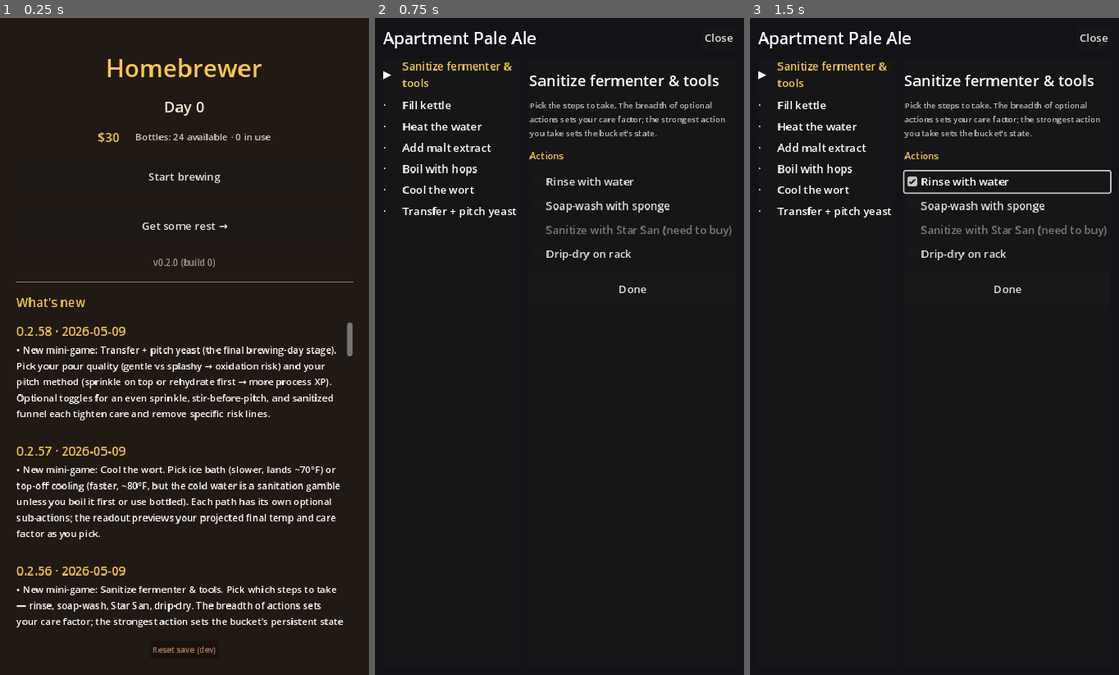
Above: before the commit, frames 1-3 (left to right).
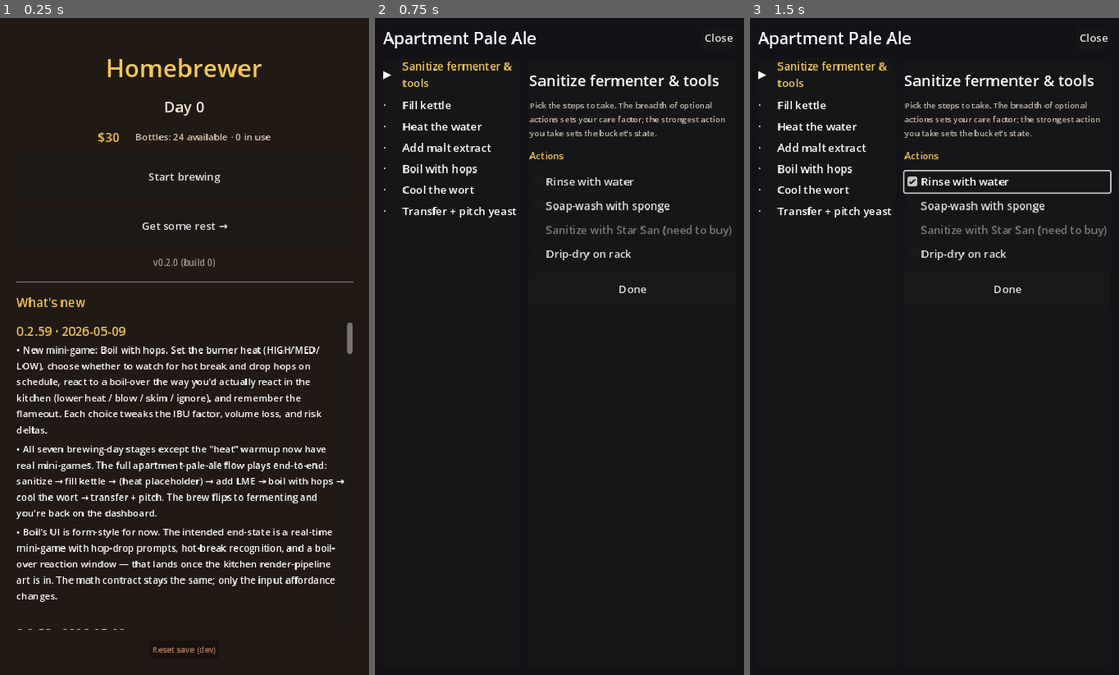
Above: after the commit, the same moments.

Repository: Shadaeiou/homebrewer
Game: Godot game, scene res://scenes/main.tscn
Same seed, same stepped clock (60 frames per second), same inputs: the game is played once before the commit and once after it.
Inputs:
- Up to frame 1 (0.25 s): no input
- Up to frame 2 (0.75 s): click "Start brewing" at 0.5 s
- Up to frame 3 (1.5 s): click "Start brewing" at 1.25 s

The runs differ from the first frame. In frame 1, 9.7% of the frame differs, in the area x 4-96%, y 47-94%; in frame 2, nothing differs; in frame 3, nothing differs.

Commit message:
Boil with hops mini-game (form-style v1)
Combined Bring-to-Boil (mini-game #5) + 60-minute Boil with hop
schedule (mini-game #3) per DESIGN.md 3.9 + Appendix A Steps 5-6.
Combined into one stage because the player is at the kettle
continuously through warmup → boil → flameout.

scripts/minigames/boil_with_hops/boil_with_hops.gd
  Form captures the same decision space the eventual real-time
  mini-game will:
    Burner heat: HIGH / MED / LOW. LOW under-extracts hops
      (ibu_factor *= 0.85 — didn't reach a true rolling boil).
    Watch for hot break: toggle. Off → boil_recognition window
      sloppy → ibu_factor *= 0.94 (~6% drift per 3.9.5).
    Drop hops on schedule: toggle. Off → late drops →
      ibu_factor *= 0.85.
    Boil-over response: lower_heat (ideal) / blow / skim / ignore.
      Each carries its own volume_loss + boil_over risk.
    Flameout prompt: toggle. Off → over-boil, ibu_factor *= 1.08,
      +0.30 gal evap, recipe_drift +1.0.
  Outcome.actual carries ibu_factor + volume_loss_gal forward; the
  brew's grade post-mortem will use these against the recipe targets.
  XP: timing 8, temp_control 5, process 3.

scenes/minigames/boil_with_hops.tscn
  Form-style: heat radios, attention + hops toggles, boil-over radios,
  flameout toggle, Confirm.

scripts/brewing_day.gd
  MINIGAME_SCENES["boil_with_hops"] wired. Six of seven extract stages
  now have real mini-games. Only "heat" remains on placeholder — it's
  the warmup before LME and there's no real catalog mini-game for it.

tests/sim/test_boil_with_hops.gd
  7 tests / 12 asserts. All defaults → ibu_factor 1.0 / no risk;
  LOW heat under-extracts; late hops drop IBU; ignored boil-over
  dumps volume + risk; lower-heat is the clean boil-over response;
  forgotten flameout over-boils (IBU up, volume down); Outcome.lint
  clean.

109/109 tests, 338 asserts. The full apartment-pale-ale brewing day
plays end-to-end now (sanitize → fill kettle → heat placeholder →
add LME → boil with hops → cool the wort → transfer + pitch → brew
fermenting). changelog 0.2.59.

Boil's form is intentionally a v1 placeholder for the *input
affordance*; the real-time visual upgrade lands when the kitchen
render-pipeline art is in. The Outcome contract — ibu_factor,
volume_loss_gal, risk_deltas — stays the same when that swap happens.

Diff:
--- a/godot/data/changelog.json
+++ b/godot/data/changelog.json
@@ -1,4 +1,13 @@
 [
+  {
+    "version": "0.2.59",
+    "date": "2026-05-09",
+    "bullets": [
+      "New mini-game: Boil with hops. Set the burner heat (HIGH/MED/LOW), choose whether to watch for hot break and drop hops on schedule, react to a boil-over the way you'd actually react in the kitchen (lower heat / blow / skim / ignore), and remember the flameout. Each choice tweaks the IBU factor, volume loss, and risk deltas.",
+      "All seven brewing-day stages except the \"heat\" warmup now have real mini-games. The full apartment-pale-ale flow plays end-to-end: sanitize → fill kettle → (heat placeholder) → add LME → boil with hops → cool the wort → transfer + pitch. The brew flips to fermenting and you're back on the dashboard.",
+      "Boil's UI is form-style for now. The intended end-state is a real-time mini-game with hop-drop prompts, hot-break recognition, and a boil-over reaction window — that lands once the kitchen render-pipeline art is in. The math contract stays the same; only the input affordance changes."
+    ]
+  },
   {
     "version": "0.2.58",
     "date": "2026-05-09",
--- /dev/null
+++ b/godot/scenes/minigames/boil_with_hops.tscn
@@ -0,0 +1,87 @@
+[gd_scene load_steps=2 format=3 uid="uid://b8boilhopshcwma"]
+
+[ext_resource type="Script" path="res://scripts/minigames/boil_with_hops/boil_with_hops.gd" id="1_boil"]
+
+[node name="BoilWithHops" type="Control"]
+layout_mode = 3
+anchors_preset = 15
+anchor_right = 1.0
+anchor_bottom = 1.0
+grow_horizontal = 2
+grow_vertical = 2
+script = ExtResource("1_boil")
+
+[node name="Margin" type="MarginContainer" parent="."]
+layout_mode = 1
+anchors_preset = 15
+anchor_right = 1.0
+anchor_bottom = 1.0
+grow_horizontal = 2
+grow_vertical = 2
+theme_override_constants/margin_left = 16
+theme_override_constants/margin_top = 16
+theme_override_constants/margin_right = 16
+theme_override_constants/margin_bottom = 16
+
+[node name="Stack" type="VBoxContainer" parent="Margin"]
+layout_mode = 2
+theme_override_constants/separation = 8
+
+[node name="StageTitle" type="Label" parent="Margin/Stack"]
+unique_name_in_owner = true
+layout_mode = 2
+text = "Boil with hops"
+theme_override_font_sizes/font_size = 22
+
+[node name="Hint" type="Label" parent="Margin/Stack"]
+layout_mode = 2
+text = "60-min boil. Hop drops at 60, 15, 0 minutes. Watch for boil-over and don't forget the flameout."
+theme_override_font_sizes/font_size = 12
+modulate = Color(0.78, 0.74, 0.70, 1)
+autowrap_mode = 3
+
+[node name="HeatHeader" type="Label" parent="Margin/Stack"]
+layout_mode = 2
+text = "Burner heat"
+theme_override_font_sizes/font_size = 14
+modulate = Color(0.96, 0.78, 0.32, 1)
+
+[node name="HeatGroup" type="VBoxContainer" parent="Margin/Stack"]
+unique_name_in_owner = true
+layout_mode = 2
+theme_override_constants/separation = 4
+
+[node name="AttentionToggle" type="CheckBox" parent="Margin/Stack"]
+unique_name_in_owner = true
+layout_mode = 2
+button_pressed = true
+text = "Watch closely for hot break"
+
+[node name="HopsToggle" type="CheckBox" parent="Margin/Stack"]
+unique_name_in_owner = true
+layout_mode = 2
+button_pressed = true
+text = "Drop hops on schedule"
+
+[node name="BoilOverHeader" type="Label" parent="Margin/Stack"]
+layout_mode = 2
+text = "When the foam climbs"
+theme_override_font_sizes/font_size = 14
+modulate = Color(0.96, 0.78, 0.32, 1)
+
+[node name="BoilOverGroup" type="VBoxContainer" parent="Margin/Stack"]
+unique_name_in_owner = true
+layout_mode = 2
+theme_override_constants/separation = 4
+
+[node name="FlameoutToggle" type="CheckBox" parent="Margin/Stack"]
+unique_name_in_owner = true
+layout_mode = 2
+button_pressed = true
+text = "Turn burner off promptly at flameout"
+
+[node name="ConfirmButton" type="Button" parent="Margin/Stack"]
+unique_name_in_owner = true
+custom_minimum_size = Vector2(0, 48)
+layout_mode = 2
+text = "Confirm"
--- a/godot/scripts/brewing_day.gd
+++ b/godot/scripts/brewing_day.gd
@@ -46,6 +46,7 @@
 	"sanitize":       preload("res://scenes/minigames/sanitize.tscn"),
 	"fill_kettle":    preload("res://scenes/minigames/fill_kettle.tscn"),
 	"add_lme":        preload("res://scenes/minigames/pour_lme.tscn"),
+	"boil_with_hops": preload("res://scenes/minigames/boil_with_hops.tscn"),
 	"cool_wort":      preload("res://scenes/minigames/cool_wort.tscn"),
 	"transfer_pitch": preload("res://scenes/minigames/transfer_pitch.tscn"),
 }
--- /dev/null
+++ b/godot/scripts/minigames/boil_with_hops/boil_with_hops.gd
@@ -0,0 +1,164 @@
+extends Control
+
+## Boil + hops — combined Bring-to-Boil (mini-game #5) and 60-min Boil
+## with hop schedule (mini-game #3) per DESIGN.md 3.9 + Appendix A
+## Steps 5-6.
+##
+## v1 ships a form-shape placeholder for this stage. The intended
+## end-state per 3.9 is a real-time mini-game with timed hop-drop prompts,
+## hot-break recognition, and a boil-over response window — that
+## experience requires the kitchen render-pipeline art (which the user
+## flagged is supplied separately) and real-time scene_clock wiring.
+## Until those land, the form captures the same decision space:
+##
+##   - Burner heat dial (HIGH / MED / LOW)
+##   - Hot-break recognition (Watch closely toggle)
+##   - Hop schedule (Drop on schedule toggle)
+##   - Boil-over response (Lower heat / Blow / Skim / Ignore)
+##   - Flameout response (Turn off promptly toggle)
+##
+## The Outcome contract (ibu_actual, volume_loss_gal, risk_deltas) stays
+## the same; only the input affordance changes when the real-time UI ships.
+
+signal minigame_completed(outcome: Dictionary)
+
+@onready var _stage_title: Label = %StageTitle
+@onready var _heat_group: VBoxContainer = %HeatGroup
+@onready var _attention_toggle: CheckBox = %AttentionToggle
+@onready var _hops_toggle: CheckBox = %HopsToggle
+@onready var _boilover_group: VBoxContainer = %BoilOverGroup
+@onready var _flameout_toggle: CheckBox = %FlameoutToggle
+@onready var _confirm_button: Button = %ConfirmButton
+
+var _stage_meta: Dictionary = {}
+var _heat: String = "HIGH"
+var _boilover: String = "lower_heat"
+var _heat_radios: Dictionary = {}
+var _boilover_radios: Dictionary = {}
+
+func _ready() -> void:
+	_confirm_button.pressed.connect(_on_confirm_pressed)
+	_render_heat_radios()
+	_render_boilover_radios()
+	_apply_stage_meta()
+
+func set_stage_meta(stage: Dictionary) -> void:
+	_stage_meta = stage
+	if is_inside_tree():
+		_apply_stage_meta()
+
+func _apply_stage_meta() -> void:
+	if _stage_title != null:
+		_stage_title.text = String(_stage_meta.get("title", "Boil with hops"))
+
+func _render_heat_radios() -> void:
+	for child in _heat_group.get_children():
+		child.queue_free()
+	_heat_radios.clear()
+	_add_radio(_heat_group, _heat_radios, "HIGH", "HIGH (fast, may overshoot)", true,
+		func(id): _heat = id)
+	_add_radio(_heat_group, _heat_radios, "MED", "MED (moderate)", false,
+		func(id): _heat = id)
+	_add_radio(_heat_group, _heat_radios, "LOW", "LOW (slow, may not reach rolling boil)", false,
+		func(id): _heat = id)
+
+func _render_boilover_radios() -> void:
+	for child in _boilover_group.get_children():
+		child.queue_free()
+	_boilover_radios.clear()
+	_add_radio(_boilover_group, _boilover_radios, "lower_heat", "Lower the heat (effective)", true,
+		func(id): _boilover = id)
+	_add_radio(_boilover_group, _boilover_radios, "blow", "Blow on the foam (small effect)", false,
+		func(id): _boilover = id)
+	_add_radio(_boilover_group, _boilover_radios, "skim", "Skim the foam (tiny, risky)", false,
+		func(id): _boilover = id)
+	_add_radio(_boilover_group, _boilover_radios, "ignore", "Ignore (full boil-over)", false,
+		func(id): _boilover = id)
+
+func _add_radio(parent: VBoxContainer, group: Dictionary, id: String, label: String, default: bool, on_select: Callable) -> void:
+	var box := CheckBox.new()
+	box.text = label
+	box.button_pressed = default
+	box.toggled.connect(func(pressed):
+		if not pressed:
+			box.button_pressed = true
+			return
+		for sib_id in group:
+			if sib_id != id:
+				group[sib_id].set_pressed_no_signal(false)
+		on_select.call(id)
+	)
+	parent.add_child(box)
+	group[id] = box
+
+func _on_confirm_pressed() -> void:
+	# IBU drift per 3.9.5: boil_recognition_offset + hop_utilization scale.
+	var ibu_factor: float = 1.0
+	if _heat == "LOW":
+		ibu_factor *= 0.85   # didn't reach a true rolling boil
+	if not _attention_toggle.button_pressed:
+		ibu_factor *= 0.94   # ±60s window without watching → ~6% IBU drift
+	if not _hops_toggle.button_pressed:
+		ibu_factor *= 0.85   # hops dropped late → utilization down
+
+	# Volume loss from boil-over and over-boil.
+	var volume_loss: float = 0.0
+	var risk: Dictionary = {}
+	match _boilover:
+		"ignore":
+			volume_loss += 0.65
+			risk["boil_over"] = 5.0
+		"skim":
+			volume_loss += 0.20
+			risk["boil_over"] = 1.5
+		"blow":
+			volume_loss += 0.40
+			risk["boil_over"] = 2.5
+		"lower_heat":
+			pass  # ideal response
+
+	if not _flameout_toggle.button_pressed:
+		# Forgot flameout → over-boil. IBU rises, volume drops.
+		ibu_factor *= 1.08
+		volume_loss += 0.30
+		risk["recipe_drift"] = float(risk.get("recipe_drift", 0.0)) + 1.0
+
+	# Care factor — breadth across the two cheap optional toggles.
+	var taken: int = 0
+	if _attention_toggle.button_pressed:
+		taken += 1
+	if _flameout_toggle.button_pressed:
+		taken += 1
+	var care: float = CareFactor.from_breadth(taken, 2)
+
+	var skills: Dictionary = GameState.data.get("skills", {})
+	var notes: Array = [_journal_summary(ibu_factor, volume_loss)]
+	var outcome := {
+		"actual": {
+			"heat":              _heat,
+			"watched_for_break": _attention_toggle.button_pressed,
+			"hops_on_schedule":  _hops_toggle.button_pressed,
+			"boilover_response": _boilover,
+			"prompt_flameout":   _flameout_toggle.button_pressed,
+			"ibu_factor":        ibu_factor,
+			"volume_loss_gal":   volume_loss,
+		},
+		"care_factor": care,
+		"risk_deltas": risk,
+		"xp_gained": {"timing": 8, "temp_control": 5, "process": 3},
+		"journal_notes": notes,
+		"skill_snapshot": SkillXP.snapshot(skills),
+	}
+	minigame_completed.emit(outcome)
+
+func _journal_summary(ibu_factor: float, volume_loss: float) -> String:
+	var bits: Array = []
+	bits.append("Burner %s." % _heat)
+	bits.append("IBU factor %.2f." % ibu_factor)
+	if volume_loss > 0.05:
+		bits.append("Volume loss ~%.2f gal." % volume_loss)
+	if _boilover == "ignore":
+		bits.append("Boil-over went unmanaged.")
+	if not _flameout_toggle.button_pressed:
+		bits.append("Forgot flameout — let it over-boil.")
+	return " ".join(bits)
--- /dev/null
+++ b/godot/tests/sim/test_boil_with_hops.gd
@@ -0,0 +1,64 @@
+extends GutTest
+
+const SCENE := preload("res://scenes/minigames/boil_with_hops.tscn")
+
+func _mount() -> Control:
+	GameState.reset_to_new_career()
+	var s: Control = SCENE.instantiate()
+	add_child_autofree(s)
+	return s
+
+func _emit(s: Control) -> Dictionary:
+	var captured := [null]
+	s.minigame_completed.connect(func(o): captured[0] = o)
+	s._on_confirm_pressed()
+	await wait_frames(1)
+	return captured[0]
+
+func test_default_is_clean_boil() -> void:
+	# Defaults: HIGH heat, watch + on-schedule + flameout, lower-heat boil-over.
+	var s := _mount()
+	var out: Dictionary = await _emit(s)
+	assert_almost_eq(float(out["actual"]["ibu_factor"]), 1.0, 1e-6,
+		"all defaults engaged → no IBU drift")
+	assert_almost_eq(float(out["actual"]["volume_loss_gal"]), 0.0, 1e-6)
+	assert_eq(Dictionary(out["risk_deltas"]).size(), 0)
+
+func test_low_heat_under_extracts_hops() -> void:
+	var s := _mount()
+	s._heat = "LOW"
+	var out: Dictionary = await _emit(s)
+	assert_lt(float(out["actual"]["ibu_factor"]), 1.0)
+
+func test_late_hops_lowers_ibu() -> void:
+	var s := _mount()
+	s._hops_toggle.button_pressed = false
+	var out: Dictionary = await _emit(s)
+	assert_lt(float(out["actual"]["ibu_factor"]), 1.0)
+
+func test_ignored_boilover_dumps_volume_and_risk() -> void:
+	var s := _mount()
+	s._boilover = "ignore"
+	var out: Dictionary = await _emit(s)
+	assert_gt(float(out["actual"]["volume_loss_gal"]), 0.5)
+	assert_gt(float(out["risk_deltas"]["boil_over"]), 4.0)
+
+func test_lower_heat_is_the_clean_boilover_response() -> void:
+	var s := _mount()
+	s._boilover = "lower_heat"
+	var out: Dictionary = await _emit(s)
+	assert_almost_eq(float(out["actual"]["volume_loss_gal"]), 0.0, 1e-6)
+	assert_false(out["risk_deltas"].has("boil_over"))
+
+func test_forgetting_flameout_overboils() -> void:
+	var s := _mount()
+	s._flameout_toggle.button_pressed = false
+	var out: Dictionary = await _emit(s)
+	# Late flameout: IBU rises (more bittering time), volume drops (evap).
+	assert_gt(float(out["actual"]["ibu_factor"]), 1.0)
+	assert_gt(float(out["actual"]["volume_loss_gal"]), 0.2)
+
+func test_outcome_satisfies_universal_contract() -> void:
+	var s := _mount()
+	var out: Dictionary = await _emit(s)
+	assert_eq(Outcome.lint(out).size(), 0)
--- a/godot/tools/screenshot_harness.gd
+++ b/godot/tools/screenshot_harness.gd
@@ -22,6 +22,7 @@
 	{"name": "pour_lme", "path": "res://scenes/minigames/pour_lme.tscn", "frames": 5},
 	{"name": "sanitize", "path": "res://scenes/minigames/sanitize.tscn", "frames": 5},
 	{"name": "cool_wort", "path": "res://scenes/minigames/cool_wort.tscn", "frames": 5},
+	{"name": "boil_with_hops", "path": "res://scenes/minigames/boil_with_hops.tscn", "frames": 5},
 	{"name": "transfer_pitch", "path": "res://scenes/minigames/transfer_pitch.tscn", "frames": 5},
 ]
 
